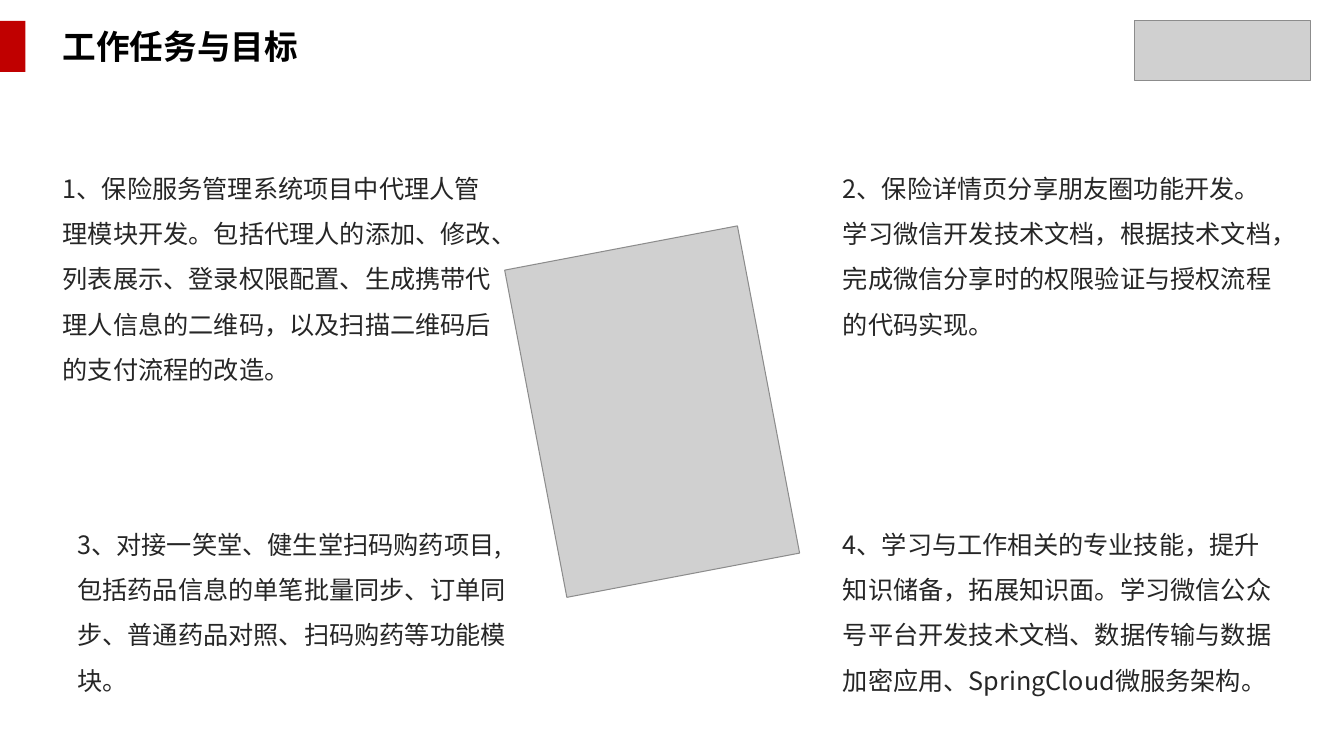
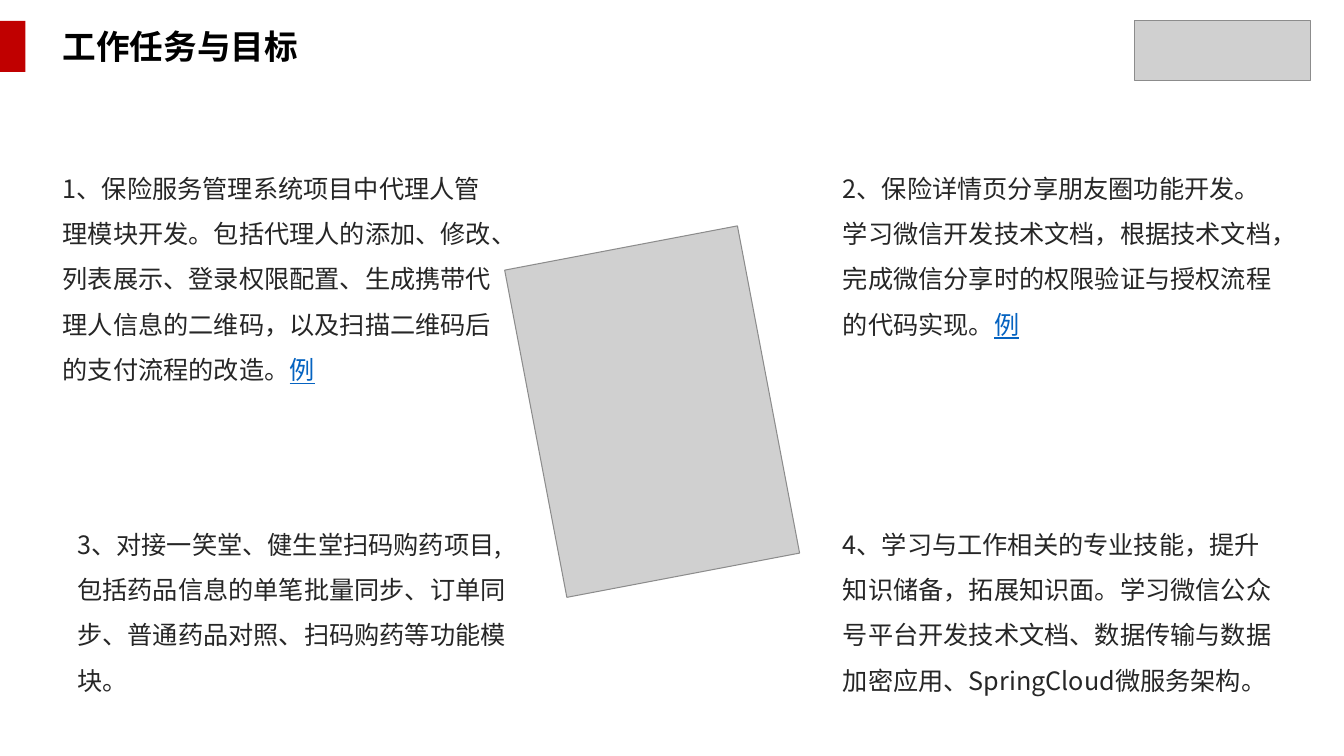
Before and after one commit to WakingFox/myself, a slide deck: slide 6 of 转正述职/王贵成转正述职报告.pptx. Drawn at 1344x756 pixels with LibreOffice and Linux fonts; fonts in the diff are those of the drawing; grey boxes stand for pictures; background and template pictures are left out. Boxes give left, top, right and bottom in pixels: in the first picture for what was removed or moved away, otherwise in the second. Text is boxed around its words. In the diff, an @@ line names an element or a change of style, - is before the commit and + after.

```diff
--- a/转正述职/王贵成转正述职报告.pptx
+++ b/转正述职/王贵成转正述职报告.pptx
@@ text at box(63, 176, 517, 384): text changed @@
-1、保险服务管理系统项目中代理人管理模块开发。包括代理人的添加、修改、列表展示、登录权限配置、生成携带代理人信息的二维码，以及扫描二维码后的支付流程的改造。
+1、保险服务管理系统项目中代理人管理模块开发。包括代理人的添加、修改、列表展示、登录权限配置、生成携带代理人信息的二维码，以及扫描二维码后的支付流程的改造。例
@@ text at box(843, 176, 1297, 339): text changed @@
-2、保险详情页分享朋友圈功能开发。学习微信开发技术文档，根据技术文档，完成微信分享时的权限验证与授权流程的代码实现。
+2、保险详情页分享朋友圈功能开发。学习微信开发技术文档，根据技术文档，完成微信分享时的权限验证与授权流程的代码实现。例
```
Also in this commit, not shown: 15 other slides changed, 2 slides added.
